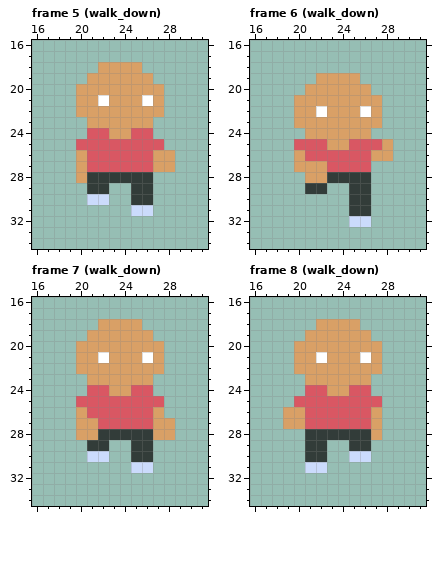
A pixel-art file gets an edit: assets/bao_mao/bao_mao.aseprite. The picture above was drawn from the file before the commit.
48x48 pixels, 28 frames. Shown: frame 5 (walk_down): x 16..31, y 16..34; frame 6 (walk_down): x 16..31, y 16..34; frame 7 (walk_down): x 16..31, y 16..34; frame 8 (walk_down): x 16..31, y 16..34. The commit also changed other frames, which this record leaves out.
New version:
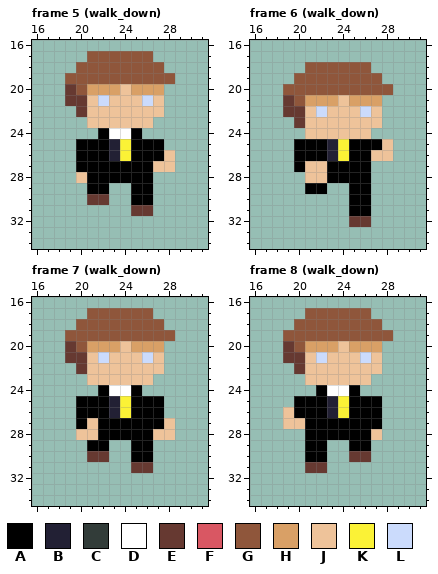
Palette (. is transparent): A #000000  B #222034  C #323c39  D #ffffff  E #663931  F #d95763  G #8f563b  H #d9a066  J #eec39a  K #fbf236  L #cbdbfc
Change:
layer "Layer 3" added
layer "Layer 2" added
Changed rows in their new state; - is an unchanged pixel.
Frame 5 (walk_down), layers "Layer 2", "Layer 1":
first column x 19:
17 --GGGGGG--
18 -GGGGGGGG-
19 GGGGGGGGGG
20 EG---J----
21 EEJLJJJLJ-
22 -EJJJJJJJ-
23 --JJJJJJ--
24 --.ADDA.--
25 -AAABKAAA-
26 -AAABKAAAJ
27 -AAAAAAAJJ
28 -JAAAAAA--
29 --AA--AA--
30 --EE--AA--
31 ------EE--
Frame 6 (walk_down), layers "Layer 2", "Layer 3", "Layer 1":
first column x 19:
18 --GGGGGG--
19 -GGGGGGGG-
20 GGGGGGGGGG
21 EG---J----
22 EEJLJJJLJ-
23 -EJJJJJJJ-
24 --JJJJJJ--
25 -AAABKAAAJ
26 -AAABKAAJJ
27 -AJJAAAA--
28 --JJAAAA--
29 --AA--AA--
30 ------AA--
31 ------AA--
32 ------EE--
Frame 7 (walk_down), layers "Layer 2", "Layer 3", "Layer 1":
first column x 19:
17 --GGGGGG--
18 -GGGGGGGG-
19 GGGGGGGGGG
20 EG---J----
21 EEJLJJJLJ-
22 -EJJJJJJJ-
23 --JJJJJJ--
24 --.ADDA.--
25 -AAABKAAA-
26 -AAABKAAA-
27 -AJAAAAAAJ
28 -JJAAAAAJJ
29 --AA--AA--
30 --EE--AA--
31 ------EE--
Frame 8 (walk_down), layers "Layer 2", "Layer 3", "Layer 1":
first column x 19:
17 --GGGGGG--
18 -GGGGGGGG-
19 GGGGGGGGGG
20 EG---J----
21 EEJLJJJLJ-
22 -EJJJJJJJ-
23 --JJJJJJ--
24 --.ADDA.--
25 -AAABKAAA-
26 JAAABKAAA-
27 JJAAAAAAA-
28 --AAAAAAJ-
29 --AA--AA--
30 --AA--EE--
31 --EE------
Where, in picture pixels (left, top, right, bottom), the same in both pictures:
changed: (65, 51, 175, 216)
changed: (283, 62, 393, 227)
changed: (65, 308, 175, 473)
changed: (283, 308, 393, 473)
